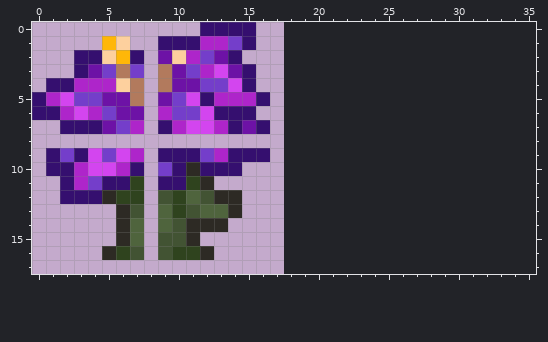
Pixel-art sprite: Tiles/Plants/AnglonicMysticBlossomTile.png. This is how it looked before the edit.
The file is 36x36 pixels, drawn in blocks of 2x2; one block is one cell here. The old version is drawn lined up with the new one, on the new canvas.
Now the later version:
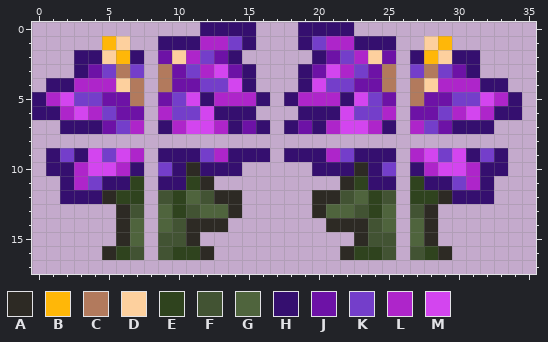
Palette (. is transparent): A #2d2a24  B #ffb708  C #b27a5d  D #fdd09e  E #2f431e  F #425333  G #4f643d  H #350f6f  J #6d12a6  K #743eca  L #ae25ca  M #d345ef
The commit says: anglonic mystic bosom faces both ways
Change:
canvas 18x18 -> 36x18
Changed rows in their new state; - is an unchanged pixel.
first column x 18:
 0 -HHHH------------
 1 -HKLLHHH--DB-----
 2 --HJKLDJ-HBDHH---
 3 -HJMLKJC-KCKJH---
 4 -HMKKJJC-CDLLLHH-
 5 HLLLHMKJ-CJJKKMLH
 6 -HHHMKKL-JJKLMLHH
 7 HJHLMMLH-LKJHHH--
 9 HHHLKHHH-LMKMHKH-
10 --HHHAHK-HLMMLHH-
11 ----AEHH-EHHKLH--
12 --AAFGEF-EEAHHH--
13 --AGGFEG-FA------
14 ---AAAFG-GA------
15 -----AFF-GA------
16 ----AEEF-FEA-----
Pixel boxes of the changes (left, top, right, bottom) in both pictures:
added: (284, 22, 522, 260)
